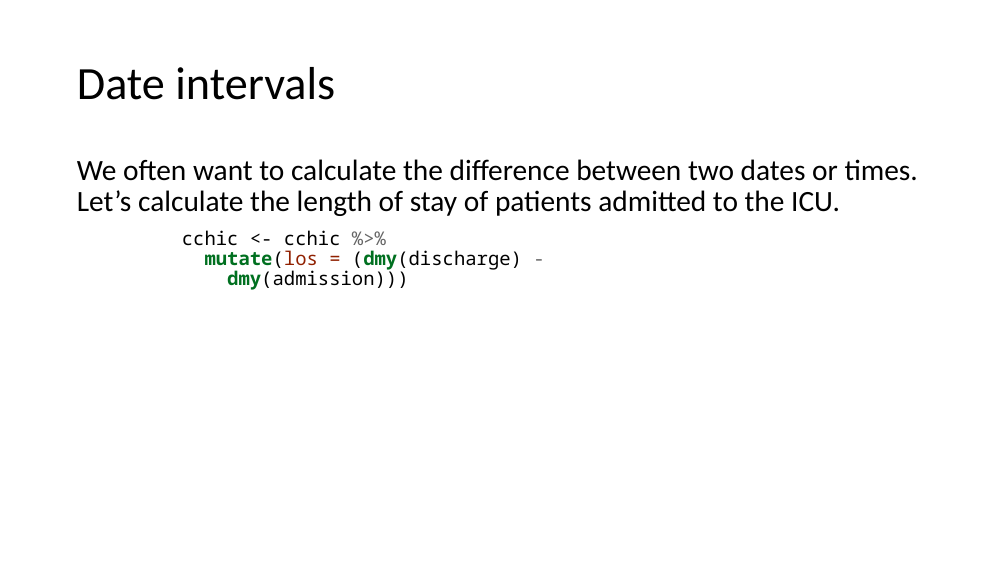
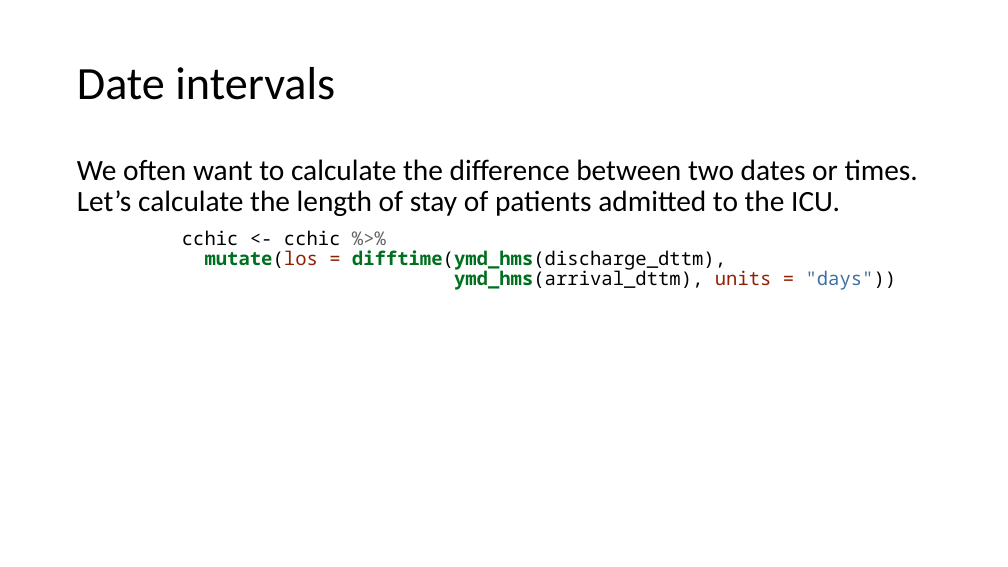
Before and after one commit to uclh-criu/learning-datascience, a slide deck: slide 27 of Workshops/Workshop4.pptx. Drawn at 1008x567 pixels with LibreOffice and Linux fonts; fonts in the diff are those of the drawing. Boxes give left, top, right and bottom in pixels: in the first picture for what was removed or moved away, otherwise in the second. Text is boxed around its words. In the diff, an @@ line names an element or a change of style, - is before the commit and + after.

```diff
--- a/Workshops/Workshop4.pptx
+++ b/Workshops/Workshop4.pptx
@@ text at box(182, 230, 897, 290): text changed @@
-cchic <- cchic %>%
-mutate(los = (dmy(discharge) -
-dmy(admission)))
+cchic <- cchic %>%
+mutate(los = difftime(ymd_hms(discharge_dttm),
+ymd_hms(arrival_dttm), units = "days"))
```
Also in this commit, not shown: 6 other slides changed, 12 other files.
